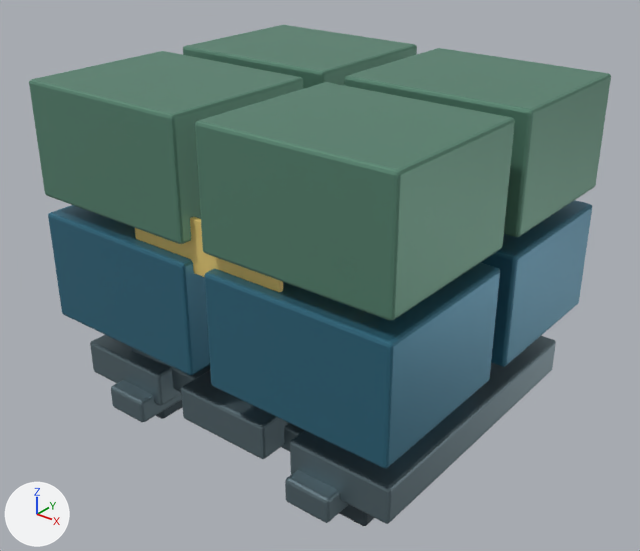
The glTF model assets/warehouse-props/pallet_stack_d2.glb: old version first, new version second.
Before and after are seen from a camera (50 mm lens) standing at (2.92, -3.69, 2.98) and looking at (0.03, -0.07, 0.73). Arrows for +X, +Y and +Z are at lower left; the lights stay in place. The picture after the commit comes second. Where no turn or scale is listed for an object, it has been applied to the vertices.

Names of what the first picture shows: 'Pallet block.008', 'Pallet block.010', 'Pallet deck board.006', 'Pallet deck board.007', 'Pallet deck board.008', 'Pallet label.002', 'Pallet runner.004', 'Pallet runner.005', 'Stacked crate.016', 'Stacked crate.018', 'Stacked crate.019', 'Stacked crate.020', 'Stacked crate.021', 'Stacked crate.022', 'Stacked crate.023' and 1 more.
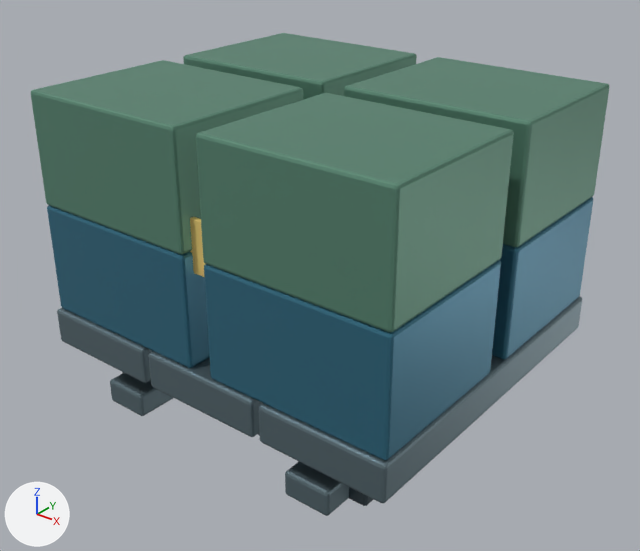
Location of each change, [x1, y1, x2, y2] in pixels of the pictures (640 x 551 px):
```json
{"object": "Stacked crate.022", "change": "moved", "before": [195, 82, 515, 320], "after": [196, 93, 514, 332]}
{"object": "Stacked crate.018", "change": "moved", "before": [204, 263, 500, 468], "after": [204, 260, 501, 460]}
{"object": "Stacked crate.020", "change": "moved", "before": [29, 51, 303, 244], "after": [31, 60, 303, 254]}
{"object": "Stacked crate.023", "change": "moved", "before": [344, 48, 611, 237], "after": [344, 57, 610, 247]}
{"object": "Stacked crate.016", "change": "moved", "before": [48, 205, 210, 375], "after": [47, 205, 210, 368]}
{"object": "Pallet deck board.008", "change": "deleted", "before": [290, 336, 556, 524]}
{"object": "Pallet deck board.020", "change": "added", "after": [259, 296, 582, 503]}
{"object": "Stacked crate.019", "change": "moved", "before": [481, 200, 592, 367], "after": [492, 197, 593, 359]}
{"object": "Stacked crate.021", "change": "moved", "before": [183, 25, 417, 89], "after": [183, 33, 417, 100]}
{"object": "Pallet deck board.007", "change": "deleted", "before": [181, 370, 288, 459]}
{"object": "Pallet deck board.019", "change": "added", "after": [148, 351, 263, 437]}
{"object": "Pallet deck board.018", "change": "added", "after": [57, 308, 152, 383]}
{"object": "Pallet deck board.006", "change": "deleted", "before": [90, 335, 181, 406]}
{"object": "Pallet runner.005", "change": "moved", "before": [285, 470, 348, 523], "after": [285, 462, 349, 516]}
{"object": "Pallet runner.004", "change": "moved", "before": [111, 380, 182, 422], "after": [110, 373, 173, 416]}
{"object": "Pallet block.010", "change": "moved", "before": [339, 504, 374, 526], "after": [349, 487, 374, 506]}
{"object": "Pallet block.008", "change": "moved", "before": [156, 400, 183, 419], "on screen": "not visible afterwards"}
{"object": "Pallet label.002", "change": "unchanged, covered by the edit", "before": [135, 217, 283, 292], "after": [190, 217, 205, 277]}
```

The change, as JSON lines over the scene's bpy script:
```json
{"op": "add", "block": "me_cube_727", "code": ["me_cube_727 = bpy.data.meshes.new('Cube.727')", "me_cube_727.from_pydata(...)  # 56 vertices, 108 faces; spans x -0.38..0.38, y -1.05..1.05, z -0.11..0.11", "me_cube_727.materials.append(mat_structural_frame___blue_steel)  # greyish cyan #6f848b"]}
{"op": "set", "path": "ob_pallet_block_008.location", "old": "(-0.75, -0.65, 0.02)", "new": "(-0.75, -0.65, 0.15)"}
{"op": "set", "path": "ob_pallet_block_010.location", "old": "(0.75, -0.65, 0.02)", "new": "(0.75, -0.65, 0.15)"}
{"op": "remove", "block": "ob_pallet_deck_board_006", "code": ["ob_pallet_deck_board_006 = bpy.data.objects.new('Pallet deck board.006', me_cube_637)", "ob_pallet_deck_board_006.location = (-0.8, 0.0, 0.15)"]}
{"op": "remove", "block": "ob_pallet_deck_board_007", "code": ["ob_pallet_deck_board_007 = bpy.data.objects.new('Pallet deck board.007', me_cube_638)", "ob_pallet_deck_board_007.location = (0.0, 0.0, 0.15)"]}
{"op": "remove", "block": "ob_pallet_deck_board_008", "code": ["ob_pallet_deck_board_008 = bpy.data.objects.new('Pallet deck board.008', me_cube_639)", "ob_pallet_deck_board_008.location = (0.8, 0.0, 0.15)"]}
{"op": "set", "path": "ob_pallet_runner_004.location", "old": "(-0.68, 0.0, 0.03)", "new": "(-0.68, 0.0, 0.075)"}
{"op": "set", "path": "ob_pallet_runner_005.location", "old": "(0.68, 0.0, 0.03)", "new": "(0.68, 0.0, 0.075)"}
{"op": "set", "path": "ob_stacked_crate_016.location", "old": "(-0.62, -0.55, 0.8)", "new": "(-0.62, -0.55, 0.845)"}
{"op": "set", "path": "ob_stacked_crate_018.location", "old": "(0.62, -0.55, 0.8)", "new": "(0.62, -0.55, 0.845)"}
{"op": "set", "path": "ob_stacked_crate_019.location", "old": "(0.62, 0.55, 0.8)", "new": "(0.62, 0.55, 0.845)"}
{"op": "set", "path": "ob_stacked_crate_020.location", "old": "(-0.62, -0.55, 1.55)", "new": "(-0.62, -0.55, 1.495)"}
{"op": "set", "path": "ob_stacked_crate_021.location", "old": "(-0.62, 0.55, 1.55)", "new": "(-0.62, 0.55, 1.495)"}
{"op": "set", "path": "ob_stacked_crate_022.location", "old": "(0.62, -0.55, 1.55)", "new": "(0.62, -0.55, 1.495)"}
{"op": "set", "path": "ob_stacked_crate_023.location", "old": "(0.62, 0.55, 1.55)", "new": "(0.62, 0.55, 1.495)"}
{"op": "add", "block": "ob_pallet_deck_board_020", "code": ["ob_pallet_deck_board_020 = bpy.data.objects.new('Pallet deck board.020', me_cube_727)", "ob_pallet_deck_board_020.location = (0.8, 0.0, 0.41)"]}
{"op": "add", "block": "ob_pallet_deck_board_019", "code": ["ob_pallet_deck_board_019 = bpy.data.objects.new('Pallet deck board.019', me_cube_727.copy())", "ob_pallet_deck_board_019.location = (0.0, 0.0, 0.41)"]}
{"op": "add", "block": "ob_pallet_deck_board_018", "code": ["ob_pallet_deck_board_018 = bpy.data.objects.new('Pallet deck board.018', me_cube_727.copy())", "ob_pallet_deck_board_018.location = (-0.8, 0.0, 0.41)"]}
```
